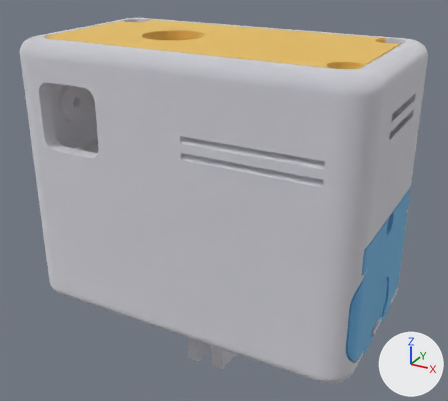
A saved change to the glTF model docs/models/anton20_assembled.glb.
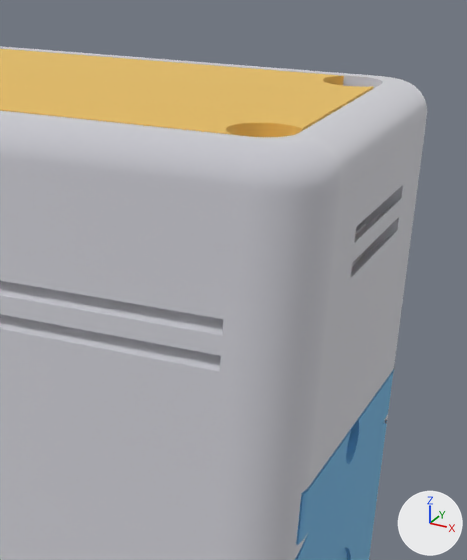
The first picture shows the older version from a 50 mm lens placed at (0.0583, -0.1047, 0.0471), pointed at (0.0005, 0.0005, -0.0055). The close-ups show the older and then the newer version on the part from 47% to 100% of the width and 0% to 71% of the height of that picture. Only the edits that show in the close-ups are written down. The axes (+X, +Y, +Z) are drawn at lower right. The lights are the same throughout. Where no turn or scale is listed for an object, it has been applied to the vertices. Vertices at exactly the same position are counted once.

The first close-up shows '=>[0:1:1:3]', '=>[0:1:1:4]', '=>[0:1:1:5]'.
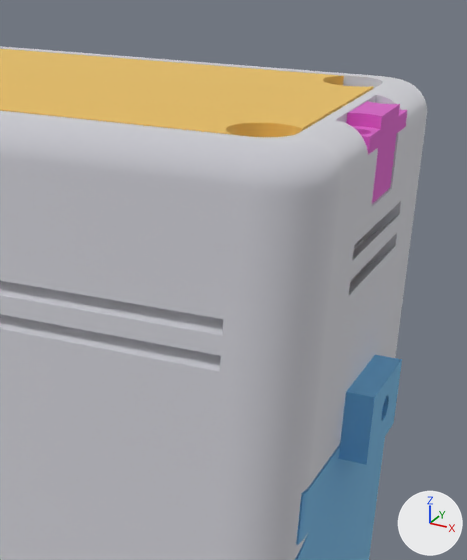
The change, as a list of edits to the scene's bpy script:
```text
Add mat_mat_4:
    mat_mat_4 = principled_material('mat_4')
    mat_mat_4.base_color = (0.85, 0.25, 0.75)  # pink #ed89e1
    mat_mat_4.metallic = 1.0
    mat_mat_4.roughness = 1.0
Change me_solid:
    used by ob_0_1_1_3; location = (0.0, 0.0, 0.0)
    remove me_solid.from_pydata(...)  # 26096 vertices, 52300 faces; spans x -0.0355..0.0355, y -0.0198..0.0198, z -0.0425..0.028
    add me_solid.from_pydata(...)  # 26194 vertices, 52488 faces; spans x -0.0355..0.0355, y -0.0198..0.0198, z -0.0425..0.028
    me_solid part 1: 298 vertices removed from x 0.0265..0.0355, y -0.008..0.008, z -0.006..0.0202; 994 vertices added at x 0.0325..0.0355, y -0.008..0.008, z 0.0007..0.028
    other edits to the shape of me_solid do not show in these pictures
Change me_solid_001:
    used by ob_0_1_1_4; location = (0.0, 0.0, 0.0)
    remove me_solid_001.from_pydata(...)  # 1331 vertices, 2662 faces; spans x 0.0265..0.0355, y -0.0174..0.0173, z -0.0263..-0.0008
    add me_solid_001.from_pydata(...)  # 902 vertices, 1804 faces; spans x 0.0265..0.038, y -0.0174..0.0173, z -0.0263..0.0045
    me_solid_001 part 2: 693 vertices removed from x 0.0315..0.0355, y -0.006..0.006, z -0.0257..-0.0008; 264 vertices added at x 0.0355..0.038, y -0.005..0.005, z -0.0242..0.0045
Add me_solid_006:
    me_solid_006.from_pydata(...)  # 636 vertices, 1276 faces; spans x -0.0029..-0.0001, y -0.0064..0.0064, z -0.0073..0.0
    me_solid_006.materials.append(mat_mat_4)  # pink #ed89e1
Add ob_0_1_1_11:
    ob_0_1_1_11 = bpy.data.objects.new('=>[0:1:1:11]', me_solid_006)
    ob_0_1_1_11.location = (0.0355, 0.0, 0.028)
```

Boxes [x1, y1, x2, y2] around the edits, measured in the close-ups (467 x 560 px):
'=>[0:1:1:4]', reshaped
    before: [295, 369, 394, 560]
    after: [295, 355, 402, 560]
'=>[0:1:1:11]', added (pink)
    after: [346, 101, 407, 203]
part 1 of me_solid, reshaped
    before: [309, 118, 425, 486]
    after: [299, 82, 426, 486]
part 2 of me_solid_001, built on
    before: [332, 373, 392, 560]
    after: [332, 355, 402, 560]
